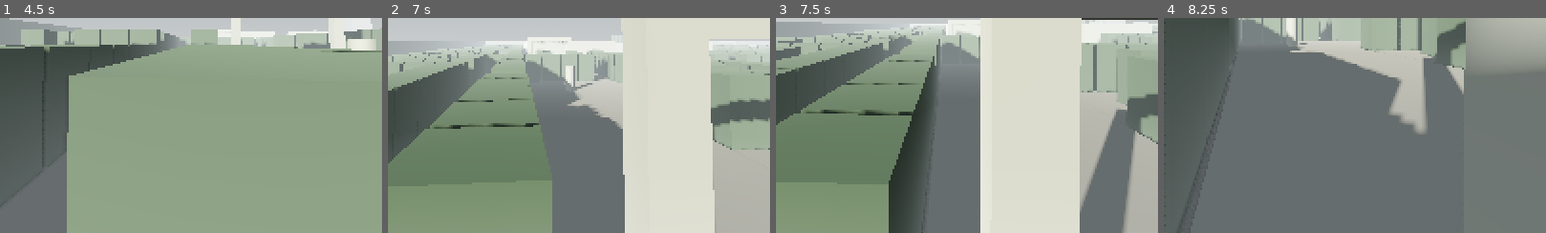
Above: before the commit, frames 1-4 (left to right).
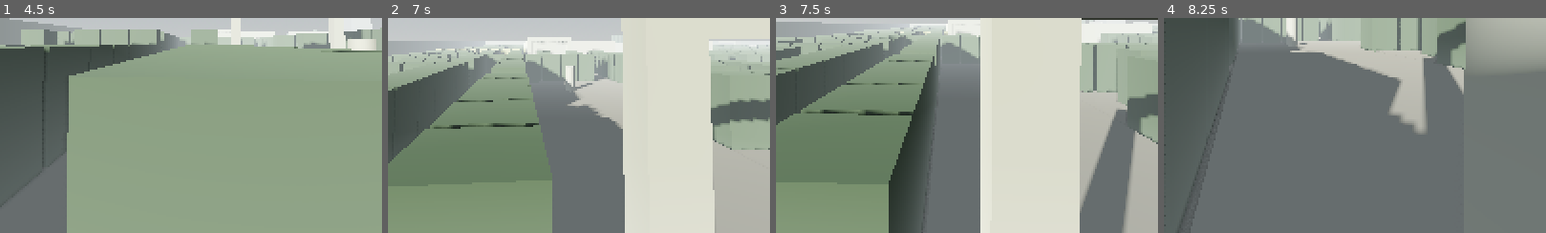
Above: after the commit, the same moments.

Repository: klauschatrny/dnd
Game: Godot game, scene res://cenas/menus/menu_inicial.tscn
Same seed, same stepped clock (60 frames per second), same inputs: the game is played once before the commit and once after it.
Inputs (mouse positions are % of the whole screen's width and height, from its top left):
- Up to frame 1 (4.5 s): click "Explorar" at 0.5 s; tap Enter at 1.25 s; move the mouse to (49, 52) at 1.27 s; hold W (mover_frente) 1.28-3.53 s; tap E (interagir) at 1.35, 2.3, 2.85, 3.8, 4.35 s; tap Space (pular) at 1.52, 2.27, 3.77 s; move the mouse to (57, 51) at 2.02 s; tap Shift (correr) at 2.1 s; move the mouse to (42, 49) at 2.77 s; move the mouse to (51, 50) at 3.52 s; hold A (mover_esquerda) 3.53-4.28 s; tap N (noclip) at 3.6 s; move the mouse to (46, 48) at 4.27 s; hold W (mover_frente) from 4.28 s (still down)
- Up to frame 2 (7 s): tap Space (pular) at 4.52, 5.27, 6.77 s; move the mouse to (55, 50) at 5.02 s; tap Shift (correr) at 5.1 s; tap E (interagir) at 5.3, 5.85, 6.8 s; move the mouse to (45, 50) at 5.77 s; move the mouse to (52, 48) at 6.52 s; release W (mover_frente) at 6.53 s; hold D (mover_direita) from 6.53 s (still down); tap N (noclip) at 6.6 s
- Up to frame 3 (7.5 s): move the mouse to (49, 52) at 7.27 s; release D (mover_direita) at 7.28 s; hold W (mover_frente) from 7.28 s (still down); tap E (interagir) at 7.35 s
- Up to frame 4 (8.25 s): keep holding W (mover_frente); tap Space (pular) at 7.52 s; move the mouse to (57, 51) at 8.02 s; tap Shift (correr) at 8.1 s
The pictures show only the part of the screen within x 30-80%, y 48-98%; the shares and areas given below are measured in that part.

Frame 1 is identical in both runs. In frame 2, 0.2% of the frame differs, in the area x 12-36%, y 14-17%; in frame 3, less than 0.1%; in frame 4, less than 0.1%.

Commit message:
Fase 4: atalhos ocultos revelaveis e props dos becos
- AtalhoSebe (scripts/interacao/atalho_sebe.gd, estende Interagivel): sebe rala
  que bloqueia o caminho reservado do atalho ate ser revelada. Interagir (E)
  com um bloco revela a brecha inteira (some + desliga colisao das sebes ralas
  irmas). Guarda o metodo de descoberta da spec (visual/interact/item) para o
  gate por item na Fase 6.
- carregador_mapa._montar_atalhos(): materializa os 7 atalhos (AT-01..07) como
  blocos AtalhoSebe ao longo das polilinhas, material mais claro (sinaliza
  passagem), altura do setor.
- carregador_mapa._montar_becos(): coloca 1 prop de interesse (caixa, material
  enferrujado) no cul-de-sac de cada um dos 12 becos, guardando o loot em meta.
- _celulas_polilinha() converte polilinha->celulas para os atalhos.

Conferido: 12 props de beco, 7 grupos de atalho; interagir revela a brecha
inteira (34/34 blocos, colisao off); posicoes batem com a spec 6.3/6.4.

Co-Authored-By: Claude Opus 4.8 <noreply@anthropic.com>

Diff:
--- /dev/null
+++ b/scripts/interacao/atalho_sebe.gd
@@ -0,0 +1,28 @@
+extends Interagivel
+class_name AtalhoSebe
+## Sebe rala de um atalho oculto (spec §6.3). Parece uma sebe densa, mas ao
+## interagir (E) a ≤ alcance revela TODA a brecha: desliga a colisão e some com
+## as sebes ralas irmãs, abrindo um caminho mais curto. Ganho médio 25–45 m.
+##
+## `descoberta` guarda o método previsto na spec (visual / interact / item:xxx);
+## no graybox toda revelação é por interação — o gate por item entra na Fase 6.
+
+@export var descoberta: String = "visual"
+var _revelado := false
+
+
+## Revela a brecha inteira: todas as sebes ralas irmãs sob o mesmo atalho.
+func _ao_interagir(_jogador: Node) -> void:
+	for irmao in get_parent().get_children():
+		if irmao is AtalhoSebe:
+			(irmao as AtalhoSebe).revelar()
+
+
+func revelar() -> void:
+	if _revelado:
+		return
+	_revelado = true
+	visible = false
+	for c in get_children():
+		if c is CollisionShape3D:
+			(c as CollisionShape3D).disabled = true
--- a/scripts/mundo/carregador_mapa.gd
+++ b/scripts/mundo/carregador_mapa.gd
@@ -29,6 +29,8 @@
 @export var montar_caminhos_flag: bool = true
 @export var montar_labirinto_flag: bool = true
 @export var montar_nevoa_flag: bool = true
+@export var montar_becos_flag: bool = true
+@export var montar_atalhos_flag: bool = true
 
 @export_group("Materiais")
 @export var material_chao: Material
@@ -40,6 +42,9 @@
 var dados: Dictionary = {}
 # Máscara da grade (120×96), índice = cz * GRADE_L + cx. Preenchida em _montar_caminhos.
 var _mascara: PackedByteArray = PackedByteArray()
+# Materiais graybox criados sob demanda (props de interesse e sebe rala).
+var _mat_interesse: Material = null
+var _mat_rala: Material = null
 
 
 func _ready() -> void:
@@ -57,6 +62,10 @@
 		_montar_caminhos()
 	if montar_labirinto_flag:
 		_montar_labirinto()
+	if montar_becos_flag:
+		_montar_becos()
+	if montar_atalhos_flag:
+		_montar_atalhos()
 	if montar_nevoa_flag:
 		_montar_nevoa()
 	# Registra o WorldEnvironment para os eventos raros (ex.: RE_01 névoa).
@@ -774,6 +783,119 @@
 		mmi.name = "Sebe_%s" % id
 		mmi.multimesh = mm
 		raiz.add_child(mmi)
+
+
+# ---------------------------------------------------------------------------
+# Becos sem saída (spec §6.4) — os 12 ⭐ Locais de Interesse. O corredor já foi
+# reservado como ARTERIAL; aqui só se coloca 1 prop de interesse no fim do beco.
+# ---------------------------------------------------------------------------
+
+func _montar_becos() -> void:
+	var raiz := Node3D.new()
+	raiz.name = "Becos"
+	add_child(raiz)
+	for bc_v in dados.get("dead_ends", []):
+		var bc: Dictionary = bc_v
+		var ent: Array = bc.get("entry", [0, 0])
+		var prof: float = float(bc.get("depth", 8.0))
+		var d := Vector2.ZERO
+		match bc.get("dir", "N"):
+			"N": d = Vector2(0, -1)
+			"S": d = Vector2(0, 1)
+			"E": d = Vector2(1, 0)
+			"W": d = Vector2(-1, 0)
+		# Fim do beco, recuado 1,5 m da parede final para o prop caber no cul-de-sac.
+		var fim := Vector2(float(ent[0]), float(ent[1])) + d * (prof - 1.5)
+		var corpo := _caixa_solida(raiz, bc.get("id", "BC"), Vector3(1.2, 1.2, 1.2), Vector3(fim.x, 0.6, fim.y), _material_interesse())
+		corpo.set_meta("loot", bc.get("loot", ""))
+
+
+## Material graybox dos props de interesse (tom enferrujado, destaca da pedra).
+func _material_interesse() -> Material:
+	if _mat_interesse == null:
+		var m := StandardMaterial3D.new()
+		m.albedo_color = Color(0.42, 0.3, 0.2)
+		m.roughness = 0.9
+		_mat_interesse = m
+	return _mat_interesse
+
+
+# ---------------------------------------------------------------------------
+# Atalhos ocultos (spec §6.3) — "sebe rala" que bloqueia o caminho reservado até
+# ser revelada por interação. Cada bloco é um AtalhoSebe (Interagivel).
+# ---------------------------------------------------------------------------
+
+func _montar_atalhos() -> void:
+	var raiz := Node3D.new()
+	raiz.name = "Atalhos"
+	add_child(raiz)
+	for at_v in dados.get("shortcuts", []):
+		var at: Dictionary = at_v
+		var pai := Node3D.new()
+		pai.name = at.get("id", "AT")
+		raiz.add_child(pai)
+		var largura: float = float(at.get("width", 2.0))
+		var descoberta: String = at.get("discovery", "visual")
+		for cel in _celulas_polilinha(at.get("polyline", []), largura):
+			_bloco_rala(pai, cel, descoberta)
+
+
+## Cria um bloco de sebe rala (AtalhoSebe) na célula, com colisão até revelar.
+func _bloco_rala(pai: Node3D, cel: Vector2i, descoberta: String) -> void:
+	var altura: float = float(_setor_da_celula(cel.x, cel.y)[1])
+	var p := UtilidadesGrade.celula_para_centro(cel.x, cel.y)
+	var bloco := AtalhoSebe.new()
+	bloco.name = "SebeRala"
+	bloco.descoberta = descoberta
+	bloco.position = Vector3(p.x, altura * 0.5, p.z)
+	pai.add_child(bloco)
+	var malha := MeshInstance3D.new()
+	var caixa := BoxMesh.new()
+	caixa.size = Vector3(1.4, altura, 1.4)  # mais fino que a sebe densa (1,8) → "rala"
+	malha.mesh = caixa
+	malha.material_override = _material_rala()
+	bloco.add_child(malha)
+	var col := CollisionShape3D.new()
+	var forma := BoxShape3D.new()
+	forma.size = Vector3(2.0, altura, 2.0)
+	col.shape = forma
+	bloco.add_child(col)
+
+
+## Material graybox da sebe rala (mais clara/amarelada — sinaliza passagem).
+func _material_rala() -> Material:
+	if _mat_rala == null:
+		var m := StandardMaterial3D.new()
+		m.albedo_color = Color(0.5, 0.52, 0.34)
+		m.roughness = 0.95
+		_mat_rala = m
+	return _mat_rala
+
+
+## Células (Vector2i) cobertas por uma polilinha de dada largura (para atalhos).
+func _celulas_polilinha(pts: Array, largura_m: float) -> Array:
+	var vistos: Dictionary = {}
+	var resultado: Array = []
+	if pts.size() < 2:
+		return resultado
+	var r := largura_m * 0.5 + 0.2
+	for i in range(pts.size() - 1):
+		var a := Vector2(float(pts[i][0]), float(pts[i][1]))
+		var b := Vector2(float(pts[i + 1][0]), float(pts[i + 1][1]))
+		var passos := int(ceil(a.distance_to(b) / 0.5)) + 1
+		for s in passos:
+			var q := a.lerp(b, float(s) / float(maxi(passos - 1, 1)))
+			var cx0 := int(floor((q.x - r) / UtilidadesGrade.CELULA))
+			var cx1 := int(floor((q.x + r) / UtilidadesGrade.CELULA))
+			var cz0 := int(floor((q.y - r) / UtilidadesGrade.CELULA))
+			var cz1 := int(floor((q.y + r) / UtilidadesGrade.CELULA))
+			for cz in range(cz0, cz1 + 1):
+				for cx in range(cx0, cx1 + 1):
+					var chave := cz * UtilidadesGrade.GRADE_L + cx
+					if not vistos.has(chave) and UtilidadesGrade.celula_valida(cx, cz):
+						vistos[chave] = true
+						resultado.append(Vector2i(cx, cz))
+	return resultado
 
 
 # ---------------------------------------------------------------------------
Not shown, added: scripts/interacao/atalho_sebe.gd.uid
Not shown, changed: CLAUDE.md
